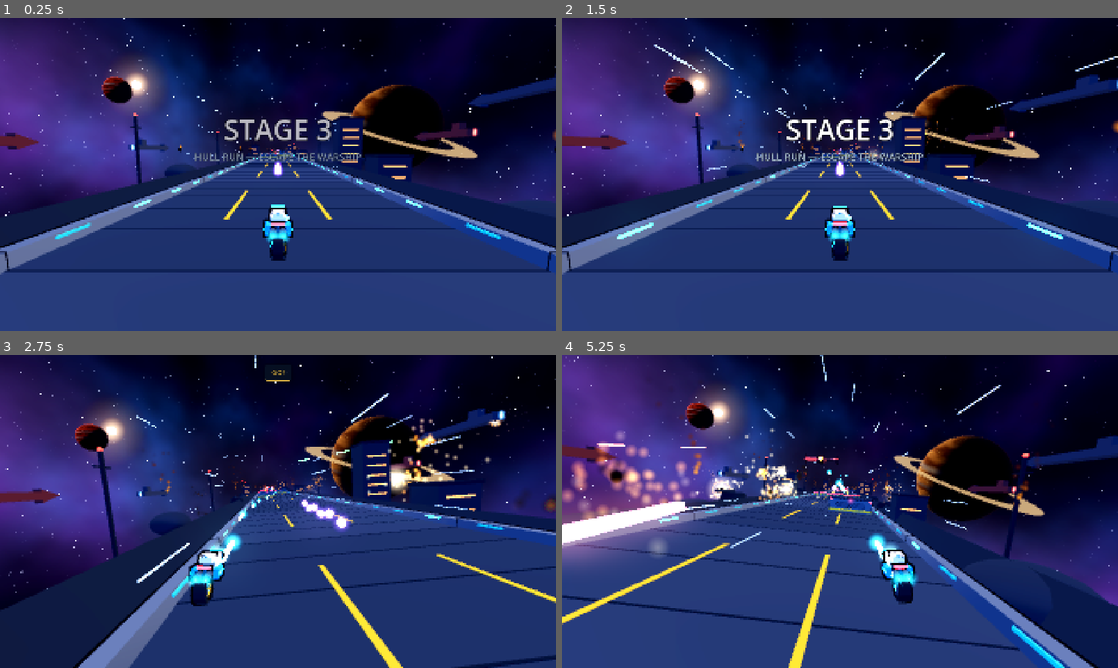
Above: before the commit, frames 1-4 (two rows, left to right).
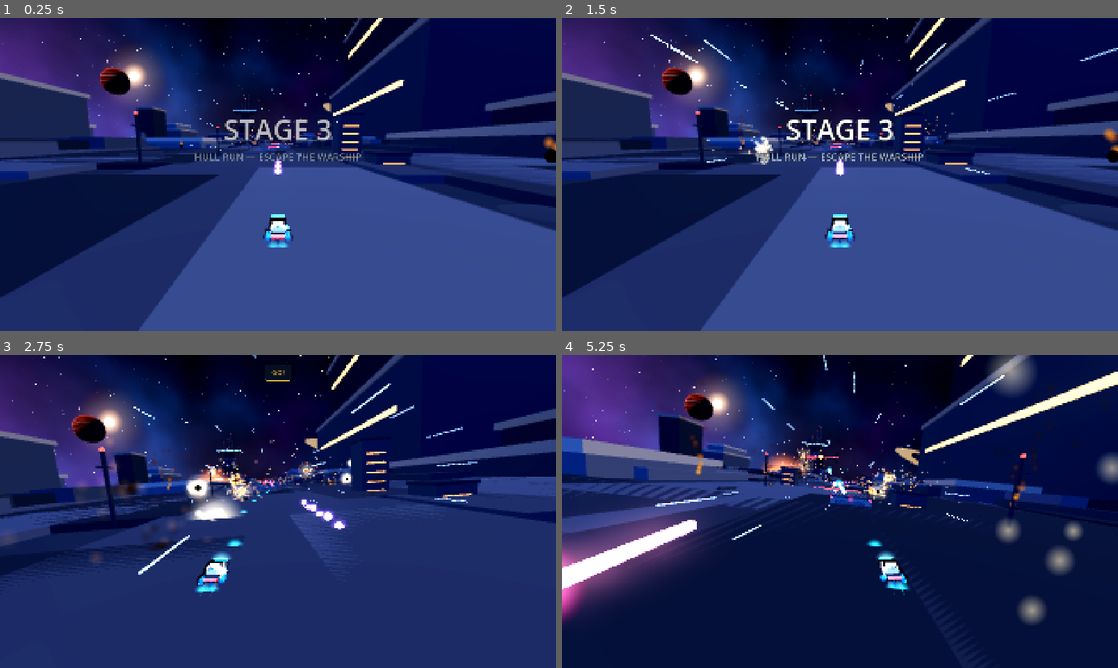
Above: after the commit, the same moments.

Repository: NikolasKorakidis/Mecha-Techa-Soldier
Game: Godot game, scene res://levels/hull_run/hull_run_level.tscn
Two runs of this game, one before a commit and one after it. Both use one fixed random seed, a clock stepped at 60 frames per second and the inputs below. This scene is started directly instead of the project's main scene.
Inputs (mouse positions are in pixels of both pictures, inside the frame that each line leads up to):
- Up to frame 1 (0.25 s): no input
- Up to frame 2 (1.5 s): tap Enter at 0.5 s; move the mouse to (812, 237) at 0.52 s; hold J (fire) 0.53-1.28 s; hold W (move_up) from 0.53 s (still down); click (812, 237) at 0.67 s; tap Space (jump) at 0.77 s; move the mouse to (1006, 221) at 1.27 s; tap K (dash) at 1.35 s
- Up to frame 3 (2.75 s): tap Space (jump) at 1.52 s; tap J (fire) at 1.55 s; move the mouse to (111, 464) at 2.02 s; release W (move_up) at 2.03 s; hold A (move_left) from 2.03 s (still down); hold J (fire) from 2.03 s (still down); tap L (echo) at 2.1 s
- Up to frame 4 (5.25 s): move the mouse to (867, 511) at 2.77 s; release J (fire) at 2.78 s; tap J (fire) at 2.85, 4.55 s; click (867, 511) at 2.92 s; tap Space (jump) at 3.02, 3.77, 4.52 s; move the mouse to (756, 433) at 3.52 s; release A (move_left) at 3.53 s; hold S (move_down) 3.53-4.28 s; hold J (fire) 3.53-4.28 s; tap I (special) at 3.6 s; move the mouse to (962, 495) at 4.27 s; hold D (move_right) 4.28-5.03 s; tap 1 at 4.35 s; move the mouse to (728, 527) at 5.02 s; hold W (move_up) from 5.03 s (still down); hold J (fire) from 5.03 s (still down); tap 8 at 5.1 s; click (728, 527) at 5.17 s

The runs differ from the first frame. In frame 1, 46% of the frame differs, in the area x 0-100%, y 0-90%; in frame 2, 47%; in frame 3, 43%; in frame 4, 69%, in the area x 0-100%, y 0-100%.

Commit message:
Stage 3: ride the warship's spine, see it explode from afar
The WarshipModel sits under the track at 3.6 km scale so the hull,
islands and skyline spread around the run. Road markings replaced by
spine plating, hatches and flush guide lights; gaps are torn breaches.
The ending pulls far back to show the whole burning ship tear apart.

Co-Authored-By: Claude Opus 5.5 <noreply@anthropic.com>
Claude-Session: https://claude.ai/code/session_01PVvv6XH9MFznwUdwK1tWZd

Diff:
--- a/directors/hull_run_director.gd
+++ b/directors/hull_run_director.gd
@@ -33,7 +33,7 @@
 @export_file("*.tscn") var restart_level: String = ""
 
 ## Chase camera framing.
-@export var chase_offset: Vector3 = Vector3(-9.0, 4.0, 0.0)
+@export var chase_offset: Vector3 = Vector3(-9.5, 5.0, 0.0)
 @export var look_ahead: float = 18.0
 @export var chase_fov: float = 70.0
 ## Extra field of view at top speed (sense of speed).
--- a/levels/campaign/campaign_director.gd
+++ b/levels/campaign/campaign_director.gd
@@ -96,7 +96,8 @@
 	ship.set_cinematic(true)
 	await _wait(1.6)
 	space_backdrop.set_battle_layers_visible(false)
-	perspective_backdrop.set_zone(PerspectiveBackdrop.Zone.SPACE, 4.0)
+	perspective_backdrop.cut_to_open_space(0.4)
+	perspective_backdrop.approach_warship(flight_time + 1.2)
 	AudioService.play_music(&"title", 2.5)
 	AudioService.play(&"boost")
 	stage_ui.show_banner("ENEMY WARSHIP VX-07", "BOARDING RUN — GET ON THAT HULL", 3.4)
@@ -331,7 +332,7 @@
 	while rider.global_position.x < hull_director.track.bow_x() - 10.0 and guard < 4.0:
 		await get_tree().physics_frame
 		guard += get_physics_process_delta_time()
-	# Leap into space: the bike glides out along a rising arc toward the ringed giant.
+	# Leap into space: the bike glides out along a long rising arc away from the ship.
 	hull_director.camera_enabled = false
 	rider.set_physics_process(false)
 	rider.launch(0.0)
@@ -339,32 +340,53 @@
 	var glide := create_tween()
 	glide.tween_method(func(k: float) -> void:
 		if is_instance_valid(rider):
-			rider.global_position = from + Vector3(k * 200.0, sin(minf(k, 0.5) * PI) * 9.0 + k * 5.0, k * 26.0)
-			rider.model.rotation.z = lerpf(0.25, 0.05, k), 0.0, 1.0, 7.0).set_trans(Tween.TRANS_SINE).set_ease(Tween.EASE_OUT)
-	# Wide shot: the bow and the doomed warship on the left, the bike flying out on the right.
+			rider.global_position = from + Vector3(k * 520.0, sin(minf(k, 0.5) * PI) * 14.0 + k * 90.0, k * 420.0)
+			rider.model.rotation.z = lerpf(0.25, 0.05, k), 0.0, 1.0, 9.0).set_trans(Tween.TRANS_SINE).set_ease(Tween.EASE_OUT)
+	# Beat 1: hold at the bow and watch the bike leap. Beat 2: pull far out to a wide
+	# three-quarter view looking back, until the whole 3.6 km warship fills the frame.
+	var ship := hull_backdrop.warship
+	var ship_center := Vector3(HullRunBackdrop.WARSHIP_CENTER_X, HullTrack.DECK_Y - 70.0, 0.0)
 	var cam_from := camera.global_position
-	var cam_to := Vector3(finish + 108.0, HullTrack.DECK_Y + 8.0, 26.0)
-	var look_from := rider.global_position + Vector3(16.0, 0, 0)
+	var cam_mid := Vector3(finish + 70.0, HullTrack.DECK_Y + 16.0, 40.0)
+	var cam_to := Vector3(finish + 420.0, HullTrack.DECK_Y + 190.0, 820.0)
+	camera.far = 12000.0
 	_ending_t = 0.0
 	_cam_update = func(delta: float) -> void:
-		_ending_t = minf(1.0, _ending_t + delta / 2.2)
-		var e := _ending_t * _ending_t * (3.0 - 2.0 * _ending_t)
-		camera.global_position = cam_from.lerp(cam_to, e)
-		var focus := Vector3(finish - 60.0, HullTrack.DECK_Y + 4.0, 0.0)
-		if is_instance_valid(rider) and _ending_t < 0.8:
-			focus = focus.lerp(rider.global_position, 0.3 * (1.0 - _ending_t))
-		camera.look_at(look_from.lerp(focus, e), Vector3.UP)
-		camera.fov = lerpf(camera.fov, 58.0, clampf(delta * 2.0, 0.0, 1.0))
+		_ending_t += delta
+		var bike := rider.global_position if is_instance_valid(rider) else cam_mid
+		if _ending_t < 1.4:
+			var e := smoothstep(0.0, 1.4, _ending_t)
+			camera.global_position = cam_from.lerp(cam_mid, e)
+			camera.look_at(bike, Vector3.UP)
+			camera.fov = lerpf(camera.fov, 62.0, clampf(delta * 2.0, 0.0, 1.0))
+		else:
+			var e := smoothstep(0.0, 1.0, minf(1.0, (_ending_t - 1.4) / 3.4))
+			camera.global_position = cam_mid.lerp(cam_to, e) + Vector3(0, 0, sin(_ending_t * 0.3) * 20.0)
+			camera.look_at(bike.lerp(ship_center, e), Vector3.UP)
+			camera.fov = lerpf(camera.fov, 58.0, clampf(delta * 2.0, 0.0, 1.0))
+	# The whole hull is burning by now.
+	for n in 36:
+		ship.add_fire(ship.random_surface_point(), randf_range(1.5, 3.5))
+	await _wait(3.2)
+	# The track details and hazards would float in front of the dying hull: drop them.
+	hull_director.track.visible = false
+	for enemy in get_tree().get_nodes_in_group(SpaceEnemy.GROUP):
+		if enemy is Node3D and not (enemy as Node3D).is_queued_for_deletion():
+			(enemy as Node3D).visible = false
 	await _wait(1.6)
-	# The warship blows apart behind the bike, stern to bow.
-	for n in 16:
-		var x := finish - 320.0 + n * 24.0
-		Explosion3D.spawn(get_tree(), Vector3(x, HullTrack.DECK_Y + randf_range(0.0, 10.0), randf_range(-16.0, 16.0)), randf_range(10.0, 18.0), 0.25 if n > 12 else 0.08)
-		await _wait(0.11)
+	# Beat 3: the warship tears itself apart stern to bow, the sections break away, core flash.
+	AudioService.play(&"explosion_huge")
+	camera.add_trauma(0.25)
+	ship.explosion_scale = 34.0
+	ship.destroy(4.0)
+	await _wait(2.0)
+	AudioService.play(&"explosion_huge")
+	await ship.destroyed
 	stage_ui.flash(1.0, 1.6)
 	camera.add_trauma(ArtStyle.SHAKE_MAX_TRAUMA)
-	for n in 7:
-		Explosion3D.spawn(get_tree(), Vector3(finish + 20.0 - n * 60.0, HullTrack.DECK_Y + 4.0, 0.0), 26.0)
+	AudioService.play(&"explosion_huge")
+	for n in 5:
+		Explosion3D.spawn(get_tree(), ship.to_global(Vector3(-400.0 + n * 200.0, -30.0, 0.0)), 160.0)
 	await _wait(0.8)
 	stage_ui.show_banner("MISSION COMPLETE", "SCORE  %08d" % RunSession.score, 6.0)
 	AudioService.play_music(&"mission_complete", 1.0)
--- a/levels/hull_run/hull_run_backdrop.gd
+++ b/levels/hull_run/hull_run_backdrop.gd
@@ -5,12 +5,20 @@
 ##   planets at "infinity" (follow the camera): ringed gas giant, red moon, the blue world below
 ##   distant capital ships trading turbolaser fire, fighters streaking past, burning hull
 ##   explosions ahead of the bike, speed streaks around the camera.
+##   The warship itself (WarshipModel at track scale) spreads out under and around the deck, so
+##   the run reads as racing along the spine of a 3.6 km capital ship.
 ## Inactive (hidden, no processing) until activate() — the side-view stages never see it.
 
 @export var world_environment: WorldEnvironment
 @export var active_on_ready: bool = false
 
+## WarshipModel scale and placement: stern at x 150, bow tip at x 3750, dorsal deck just under
+## the track plates.
+const WARSHIP_SCALE := 3.6
+const WARSHIP_CENTER_X := 1950.0
+
 var active: bool = false
+var warship: WarshipModel
 
 var _sky_root: Node3D
 var _ships: Array[Node3D] = []
@@ -38,7 +46,7 @@
 	set_process(true)
 	_camera = GameplayCamera.find(get_tree())
 	if _camera:
-		_camera.far = 2400.0
+		_camera.far = 9000.0
 	if world_environment == null:
 		var found := get_tree().root.find_children("*", "WorldEnvironment", true, false)
 		if not found.is_empty():
@@ -54,6 +62,11 @@
 		env.ambient_light_source = Environment.AMBIENT_SOURCE_COLOR
 		world_environment.environment = env
 	_sky_root = ModelKit.group(self, "SkyRoot")
+	warship = WarshipModel.new()
+	warship.clear_lane = 13.0
+	warship.scale = Vector3.ONE * WARSHIP_SCALE
+	warship.position = Vector3(WARSHIP_CENTER_X, HullTrack.DECK_Y - 0.08, 0.0)
+	add_child(warship)
 	_build_planets()
 	_build_ships()
 	_build_streaks()
@@ -187,6 +200,8 @@
 		_hull_explosion(px)
 		if _rng.randf() < 0.35 + 0.4 * collapse:
 			_deck_edge_blast(px)
+		if _rng.randf() < 0.5:
+			_skyline_explosion(px)
 
 
 ## Turbolaser exchange between two capital ships (or into the warship).
@@ -226,6 +241,17 @@
 	Explosion3D.spawn(get_tree(), at + Vector3(_rng.randf_range(-2, 2), _rng.randf_range(2, 5), side * 2.0), 1.4)
 
 
+## Big blasts out on the wide hull and the superstructure islands; some leave fires burning.
+func _skyline_explosion(px: float) -> void:
+	var side := -1.0 if _rng.randf() < 0.5 else 1.0
+	var at := Vector3(px + _rng.randf_range(60.0, 500.0), HullTrack.DECK_Y + _rng.randf_range(0.0, 30.0), side * _rng.randf_range(50.0, 300.0))
+	Explosion3D.spawn(get_tree(), at, _rng.randf_range(6.0, 14.0))
+	if warship and _rng.randf() < 0.3 and warship.get_child_count() < 400:
+		var local := warship.to_local(at)
+		local.y = 0.5
+		warship.add_fire(local, _rng.randf_range(0.8, 1.6))
+
+
 ## Explosions tearing through the warship's hull beside and ahead of the bike.
 func _hull_explosion(px: float) -> void:
 	var near := _rng.randf() < 0.25
--- a/levels/hull_run/hull_track.gd
+++ b/levels/hull_run/hull_track.gd
@@ -147,13 +147,14 @@
 	shape.shape = box
 	body.add_child(shape)
 	add_child(body)
-	var plate := ModelKit.toon(Color("2a3754"), 0.35, 0.65, 0.45)
-	var plate_b := ModelKit.toon(Color("24304a"), 0.3, 0.7, 0.4)
+	# The run strip is the ship's dorsal spine: armour plating a shade lighter than the hull
+	# around it, panel seams, flush guidance lights and hazard chevrons — no road markings.
+	var plate := ModelKit.toon(Color("2c3856"), 0.35, 0.65, 0.45)
+	var plate_b := ModelKit.toon(Color("27324e"), 0.3, 0.7, 0.4)
 	var seam := ModelKit.toon(Color("121a2b"), 0.2, 0.9, 0.2)
-	var rail := ModelKit.hull(Color("3d4a66"), ArtStyle.OUTLINE_THIN, 0.4)
-	var side := ModelKit.toon(Color("1b2438"), 0.3, 0.75, 0.35)
-	var stripe := ModelKit.toon(Palette.INTERACTABLE.darkened(0.25), 0.3, 0.6, 0.2)
-	var warm := ModelKit.emissive(Color("ffc46b"), 1.2)
+	var edge := ModelKit.toon(Color("1a2338"), 0.3, 0.8, 0.3)
+	var hazard := ModelKit.toon(Palette.INTERACTABLE.darkened(0.35), 0.3, 0.6, 0.2)
+	var hatch := ModelKit.toon(Color("202a44"), 0.3, 0.7, 0.4)
 	var chunk := 20.0
 	var x := x0
 	var index := 0
@@ -164,24 +165,38 @@
 		add_child(node)
 		# Plating in two tones with cross seams and dashed lane lines.
 		_d(ModelKit.box(node, Vector3(len, 0.4, DECK_HALF * 2.0), Vector3(0, -0.2, 0), plate if index % 2 == 0 else plate_b))
-		for sx in range(0, int(len), 4):
-			_d(ModelKit.box(node, Vector3(0.08, 0.02, DECK_HALF * 2.0), Vector3(-len * 0.5 + sx, 0.01, 0), seam))
-		for lz: float in [-3.0, 3.0]:
-			_d(ModelKit.box(node, Vector3(len * 0.45, 0.02, 0.25), Vector3(0, 0.02, lz), stripe))
-		# Edge rails with racing lights.
+		for sx in range(0, int(len), 5):
+			_d(ModelKit.box(node, Vector3(0.1, 0.02, DECK_HALF * 2.0), Vector3(-len * 0.5 + sx, 0.01, 0), seam))
+		_d(ModelKit.box(node, Vector3(len, 0.02, 0.1), Vector3(0, 0.01, 0), seam))
+		# Access hatches and a vent grille every other plate.
+		if index % 2 == 0:
+			_d(ModelKit.box(node, Vector3(3.0, 0.06, 2.2), Vector3(-len * 0.25, 0.03, 5.0 if index % 4 == 0 else -5.0), hatch))
+			for g in 5:
+				_d(ModelKit.box(node, Vector3(0.18, 0.05, 2.6), Vector3(len * 0.2 + g * 0.5, 0.03, -5.0 if index % 4 == 0 else 5.0), seam))
+		if index % 5 == 2:
+			for c in 6:
+				_d(ModelKit.box(node, Vector3(0.7, 0.03, 1.4), Vector3(-2.5 + c * 1.0, 0.02, 0), hazard, Vector3(0, 35, 0)))
+		# Spine edge: a dark chamfer strip with flush guidance lights racing toward the bow.
 		for sgn: float in [-1.0, 1.0]:
-			_d(ModelKit.box(node, Vector3(len, 0.6, 0.6), Vector3(0, 0.3, sgn * (DECK_HALF + 0.3)), rail))
+			_d(ModelKit.box(node, Vector3(len, 0.35, 1.2), Vector3(0, -0.1, sgn * (DECK_HALF + 0.6)), edge))
 			for li in 4:
-				_d(ModelKit.box(node, Vector3(1.6, 0.12, 0.1), Vector3(-len * 0.5 + 2.5 + li * 5.0, 0.45, sgn * (DECK_HALF - 0.02)), _chase_lights[li]))
-			# Sloped hull side falling away from the deck, with lit windows.
-			_d(ModelKit.box(node, Vector3(len, 10.0, 0.8), Vector3(0, -4.0, sgn * (DECK_HALF + 3.6)), side, Vector3(sgn * 35.0, 0, 0)))
-			if index % 2 == 0:
-				for w in 4:
-					_d(ModelKit.box(node, Vector3(1.2, 0.3, 0.1), Vector3(-len * 0.5 + 2.0 + w * 5.0, -3.0, sgn * (DECK_HALF + 3.0)), warm, Vector3(sgn * 35.0, 0, 0)))
+				_d(ModelKit.box(node, Vector3(1.4, 0.06, 0.3), Vector3(-len * 0.5 + 2.5 + li * 5.0, 0.1, sgn * (DECK_HALF + 0.4)), _chase_lights[li]))
 		_superstructure(node, x, len, index)
 		x += len
 		index += 1
-	# Gap glow: the burning interior shows through the break after this deck.
+	# Breach after this deck: a torn hole in the hull with the interior burning below.
+	var next := x1
+	for d: Array in DECKS:
+		if d[0] > x1:
+			next = d[0]
+			break
+	if next > x1:
+		var breach := ModelKit.group(self, "Breach", Vector3((x1 + next) * 0.5, DECK_Y, 0))
+		_d(ModelKit.box(breach, Vector3(next - x1, 0.1, DECK_HALF * 2.0 + 10.0), Vector3(0, -0.03, 0), ModelKit.emissive(Color("3a0d06"), 1.0)), 400.0)
+		_d(ModelKit.box(breach, Vector3(next - x1 - 2.0, 0.12, DECK_HALF * 2.0 + 6.0), Vector3(0, -0.02, 0), ModelKit.emissive(Color("ff5a1e"), 0.6)), 400.0)
+		for k in 8:
+			var jag := ModelKit.prism(breach, Vector3(2.0, 1.2, 3.0), Vector3((k % 2) * (next - x1) - (next - x1) * 0.5, 0.3, -DECK_HALF - 4.0 + k * 3.5), edge, Vector3(0, k * 40.0, 90))
+			_d(jag, 400.0)
 	var fire := ModelKit.group(self, "GapFire", Vector3(x1 + 7.0, DECK_Y - 5.0, 0))
 	var glow := MeshInstance3D.new()
 	glow.mesh = QuadMesh.new()
